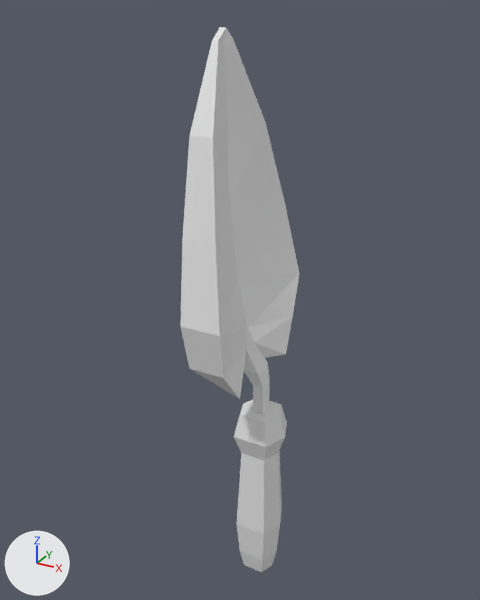
The Blender file Design and Art Assets/Art/3D Art/Terrain/Gardening_IL/trowel.blend as it was, and as the next commit left it.
Both versions are drawn from a 50 mm camera at (29.7, -59.1, 66.6) aimed at (-3.3, 0.9, 36.6). Lighting does not change. The marker at lower left points along +X, +Y and +Z.
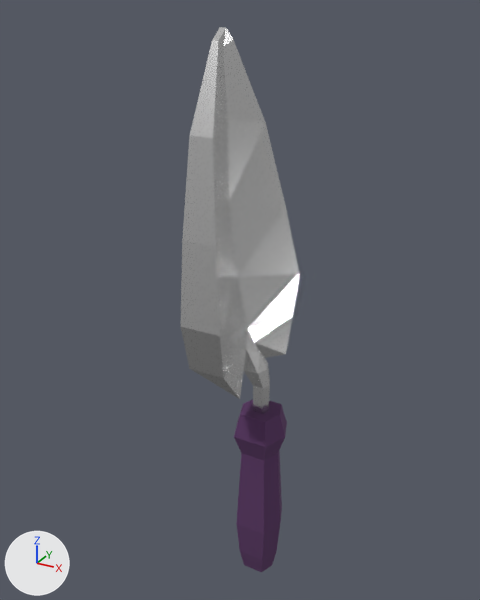
Changed parts and their boxes [x1, y1, x2, y2] in the pictures (480 x 600 px):
'Cube', surface changed, recoloured
    both: [181, 27, 299, 572]
part 1 of me_cube, recoloured (white to purple)
    both: [234, 399, 287, 572]

Patch to the scene script:
```diff
--- a/Design and Art Assets/Art/3D Art/Terrain/Gardening_IL/trowel.blend.py
+++ b/Design and Art Assets/Art/3D Art/Terrain/Gardening_IL/trowel.blend.py
@@ mat_material @@
 mat_material.base_color = (0.8, 0.8, 0.8)  # white #e7e7e7
-mat_material.roughness = 0.4
+mat_material.roughness = 0.226
+mat_material.metallic = 1.0
@@ mat_material_001 @@
+mat_material_001 = principled_material('Material.001')
+mat_material_001.base_color = (0.103, 0.0371, 0.128)  # dark purple #5a3664
+mat_material_001.roughness = 1.0
@@ me_cube @@
 me_cube.from_pydata(...)  # 91 vertices, 113 faces; spans x -6.2..3.2, y -9.4..9.5, z 0.7..64.9
 # used by ob_cube; location = (0.0, 0.0, 0.0)
+# me_cube part 1: all 37 faces centred in x -2.3..2.3, y -2.5..2.5, z 0.7..23.8 switch from mat_material (white #e7e7e7) to mat_material_001 (dark purple #5a3664)
```
